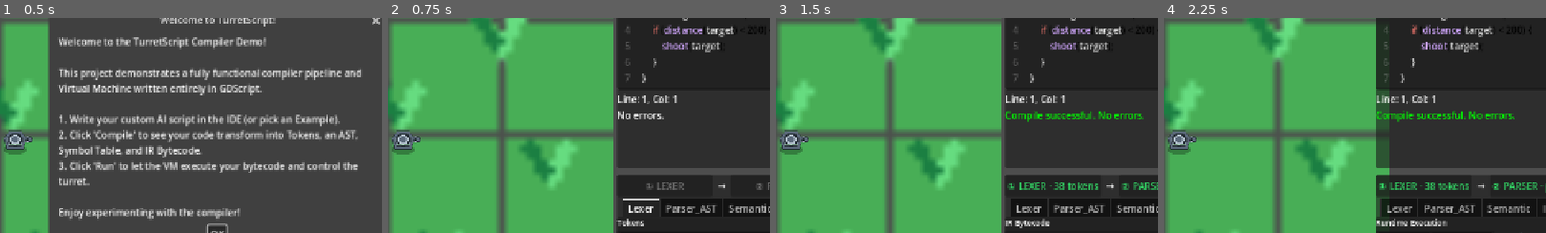
Above: before the commit, frames 1-4 (left to right).
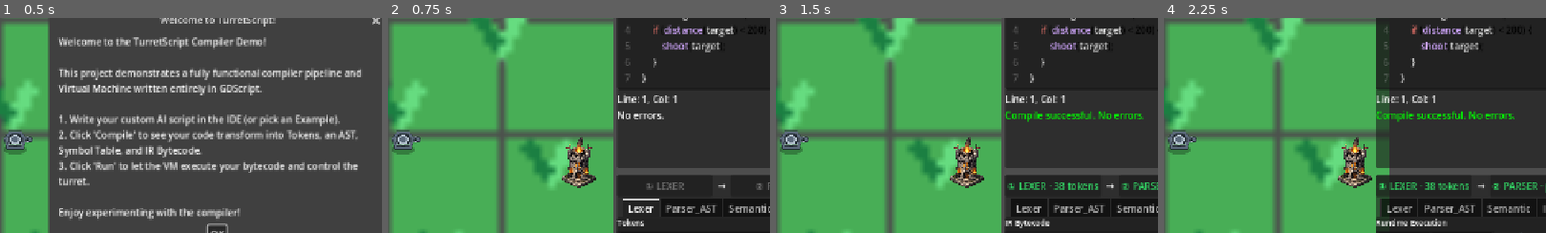
Above: after the commit, the same moments.

Repository: abdullahazharkhan/turret-script
Game: Godot game, scene res://scenes/main.tscn
Same seed, same stepped clock (60 frames per second), same inputs: the game is played once before the commit and once after it.
Inputs:
- Up to frame 1 (0.5 s): no input
- Up to frame 2 (0.75 s): click "OK" at 0.5 s
- Up to frame 3 (1.5 s): click "Compile" at 1.25 s
- Up to frame 4 (2.25 s): click "Run" at 2 s
The pictures show only the part of the screen within x 22-72%, y 22-72%; the shares and areas given below are measured in that part.

Frame 1 is identical in both runs. In frame 2, 1.2% of the frame differs, in the area x 45-55%, y 55-80%; in frame 3, 1.2%; in frame 4, 1.2%.

Commit message:
feat: add tower scene with base_core sprite positioned at end of enemy path,

Diff:
--- /dev/null
+++ b/scenes/entities/tower.tscn
@@ -0,0 +1,6 @@
+[gd_scene format=3 uid="uid://dduo8ml7lm0et"]
+
+[ext_resource type="Texture2D" uid="uid://ld2mrc4xl1vu" path="res://assets/sprites/tower/tower.png" id="1_6ini6"]
+
+[node name="Tower" type="Sprite2D" unique_id=1990357893]
+texture = ExtResource("1_6ini6")
--- a/scenes/game_world.tscn
+++ b/scenes/game_world.tscn
@@ -1,28 +1,33 @@
-[gd_scene load_steps=4 format=3]
+[gd_scene format=3 uid="uid://c5elujhwc0usf"]
 
-[ext_resource type="Script" path="res://scripts/game_world.gd" id="1_gw"]
-[ext_resource type="PackedScene" path="res://scenes/entities/turret.tscn" id="2_turr"]
+[ext_resource type="Script" uid="uid://bsvq8jp6x4bpm" path="res://scripts/game_world.gd" id="1_gw"]
+[ext_resource type="PackedScene" uid="uid://bcng8rf8g5v5x" path="res://scenes/entities/turret.tscn" id="2_turr"]
+[ext_resource type="PackedScene" uid="uid://dduo8ml7lm0et" path="res://scenes/entities/tower.tscn" id="3_ywgp6"]
 
 [sub_resource type="Curve2D" id="Curve2D_gw"]
 _data = {
-"points": PackedVector2Array(0, 0, 0, 0, -100, 100, 0, 0, 0, 0, 200, 100, 0, 0, 0, 0, 200, 400, 0, 0, 0, 0, 600, 400)
+"points": PackedVector2Array(0, 0, 0, 0, -100, 100, 0, 0, 0, 0, 200, 100, 0, 0, 0, 0, 200, 400, 0, 0, 0, 0, 597, 402)
 }
 point_count = 4
 
-[node name="GameWorld" type="Node2D"]
+[node name="GameWorld" type="Node2D" unique_id=1523627217]
 script = ExtResource("1_gw")
 
-[node name="Map" type="Node2D" parent="."]
+[node name="Map" type="Node2D" parent="." unique_id=1253155528]
 
-[node name="TurretPosition" type="Marker2D" parent="."]
+[node name="TurretPosition" type="Marker2D" parent="." unique_id=1219568089]
 position = Vector2(300, 360)
 
-[node name="Turret" parent="TurretPosition" instance=ExtResource("2_turr")]
+[node name="Turret" parent="TurretPosition" unique_id=2145035409 instance=ExtResource("2_turr")]
 
-[node name="EnemyPath" type="Path2D" parent="."]
+[node name="EnemyPath" type="Path2D" parent="." unique_id=2023138003]
 curve = SubResource("Curve2D_gw")
 
-[node name="DebugLabel" type="Label" parent="."]
+[node name="DebugLabel" type="Label" parent="." unique_id=1619238812]
 offset_right = 40.0
 offset_bottom = 23.0
 text = "Game World Loaded"
+
+[node name="Tower" parent="." unique_id=1990357893 instance=ExtResource("3_ywgp6")]
+position = Vector2(595, 403)
+scale = Vector2(0.08, 0.08)
Binary file added: assets/sprites/tower/tower.png
Not shown, added: assets/sprites/tower/tower.png.import
